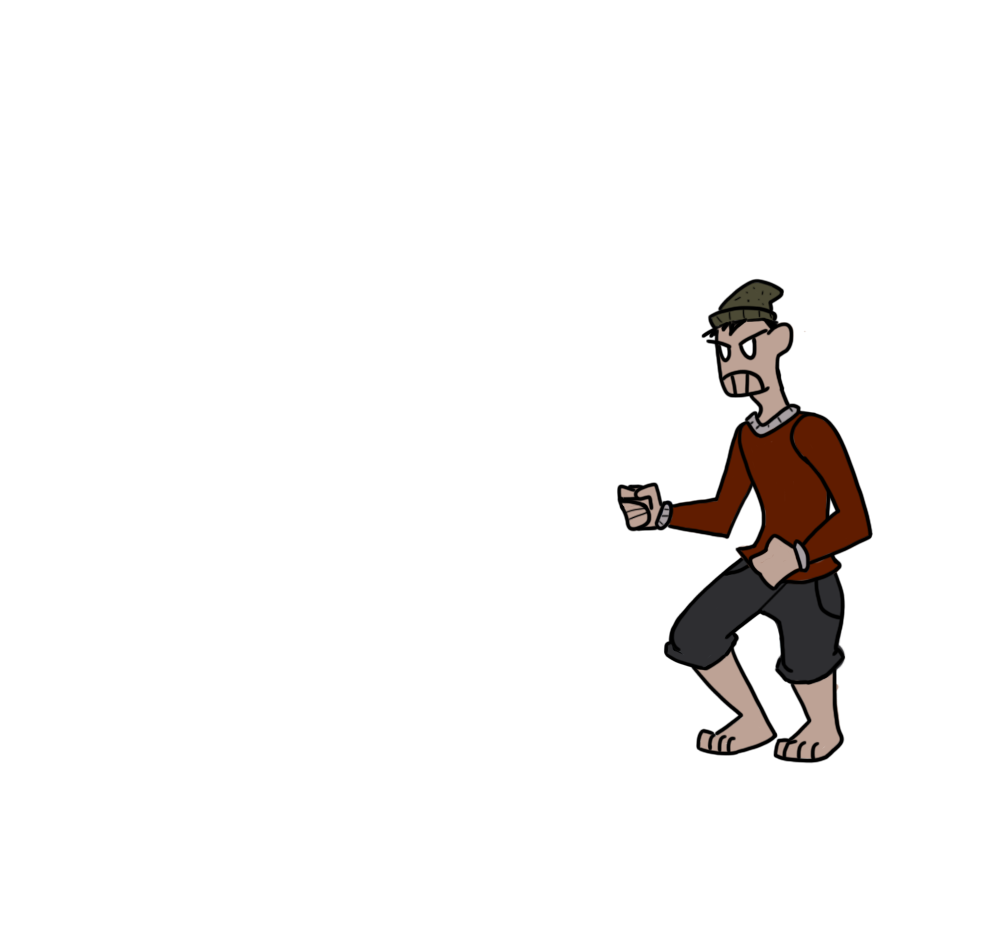
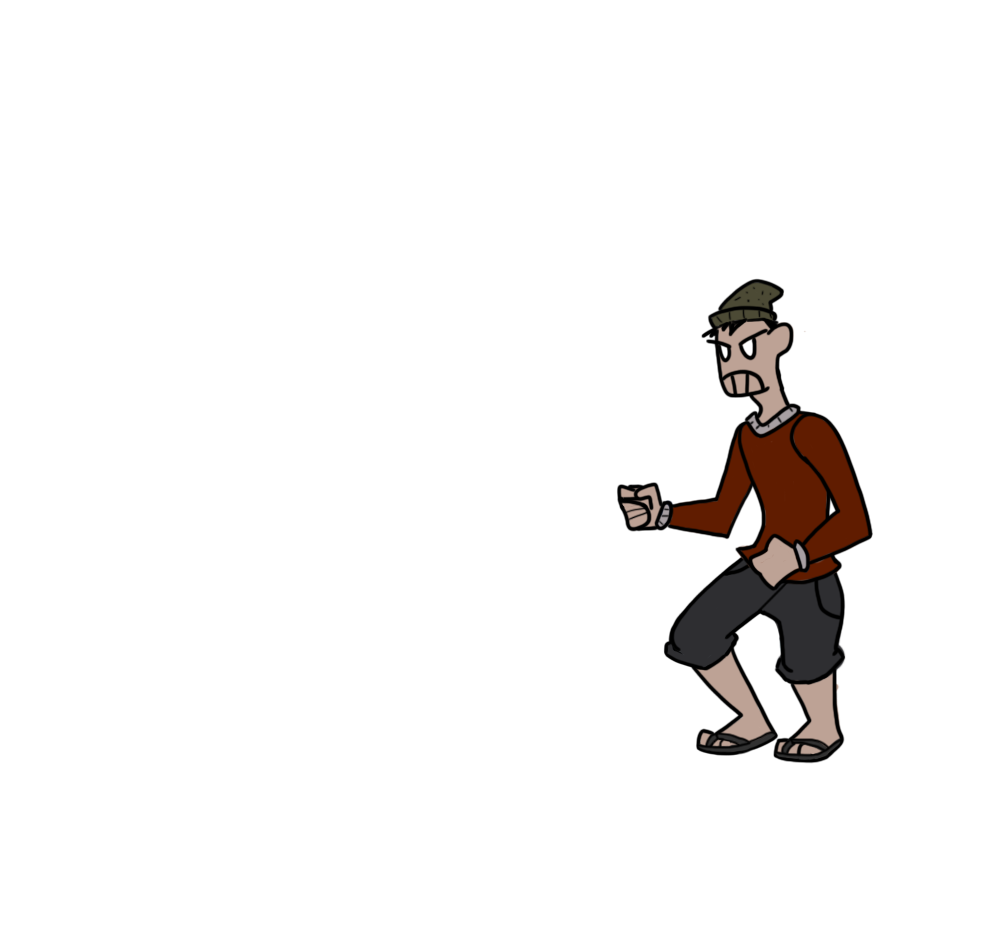
The second w=1000, h=928 image is a revision of the first. Changes to its layers:
painted on "left leg" over [left=696, top=731, right=779, bottom=756]
painted on "right leg" over [left=774, top=737, right=844, bottom=760]
